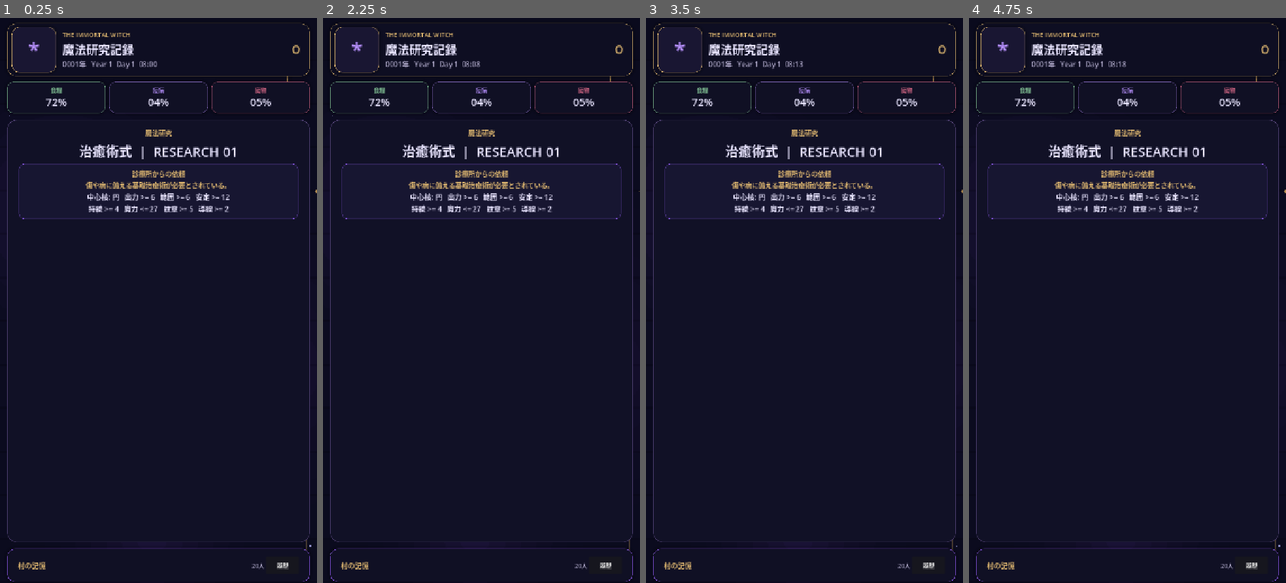
Above: before the commit, frames 1-4 (left to right).
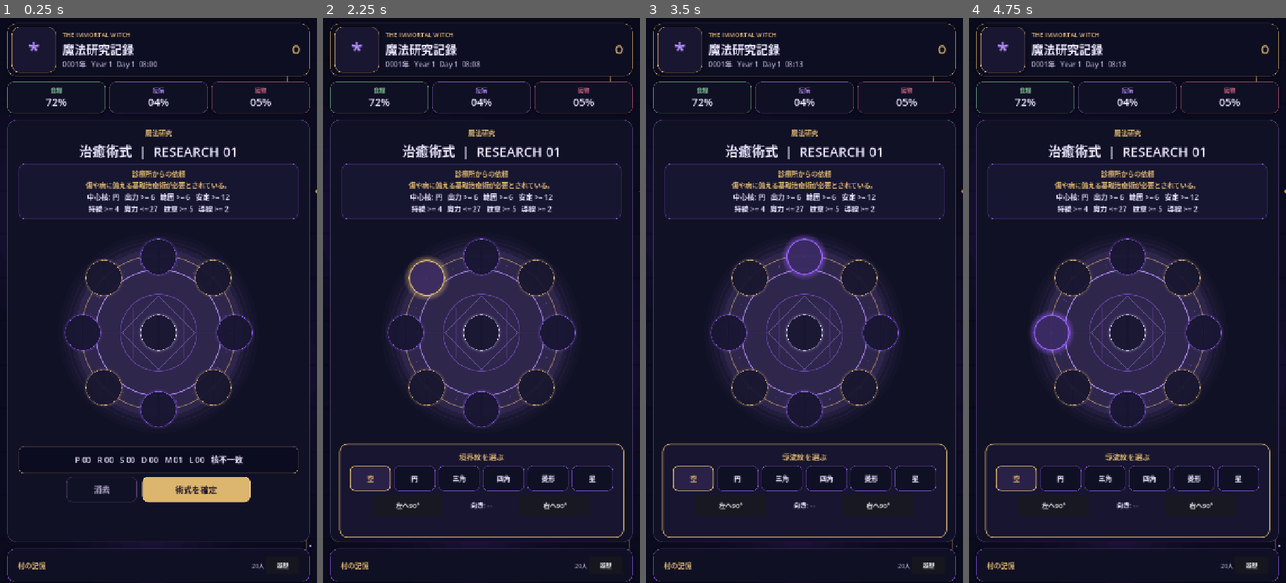
Above: after the commit, the same moments.

Repository: kei060538-commits/VillageGame
Game: Godot game, scene res://scenes/main.tscn
Same seed, same stepped clock (60 frames per second), same inputs: the game is played once before the commit and once after it.
Inputs (mouse positions are in pixels of both pictures, inside the frame that each line leads up to):
- Up to frame 1 (0.25 s): no input
- Up to frame 2 (2.25 s): click "履歴" at 0.5 s; click "閉じる" at 1.25 s; click (427, 277) at 2.02 s
- Up to frame 3 (3.5 s): click (804, 255) at 2.77 s
- Up to frame 4 (4.75 s): click (1181, 277) at 3.52 s; click (1051, 334) at 4.27 s

The runs differ from the first frame. In frame 1, 11% of the frame differs, in the area x 5-95%, y 38-86%; in frame 2, 12%; in frame 3, 12%; in frame 4, 12%, in the area x 4-96%, y 38-92%.
Error before the commit: Parse Error: The function signature doesn't match the parent. Parent signature is "set_drag_preview(Control) -> void". (res://scripts/ui/magic_circle_visual.gd…

Commit message:
Rename mana drag preview method

Diff:
--- a/scripts/ui/magic_circle_visual.gd
+++ b/scripts/ui/magic_circle_visual.gd
@@ -28,7 +28,7 @@
     current_field = field_name
     queue_redraw()
 
-func set_drag_preview(source: int, point: Vector2, active: bool) -> void:
+func set_mana_drag_preview(source: int, point: Vector2, active: bool) -> void:
     drag_source = source
     drag_point = point
     drag_active = active
